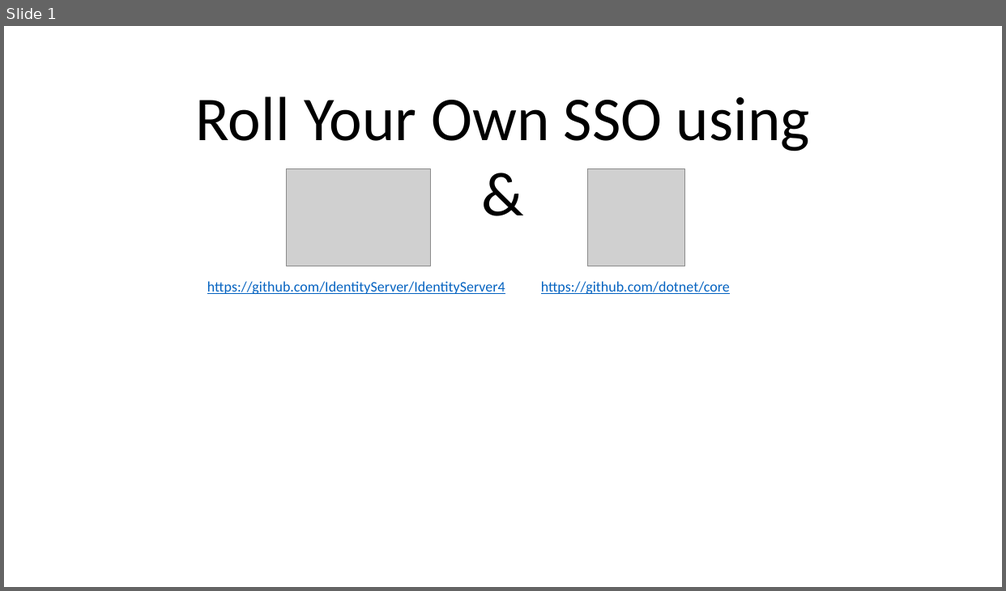
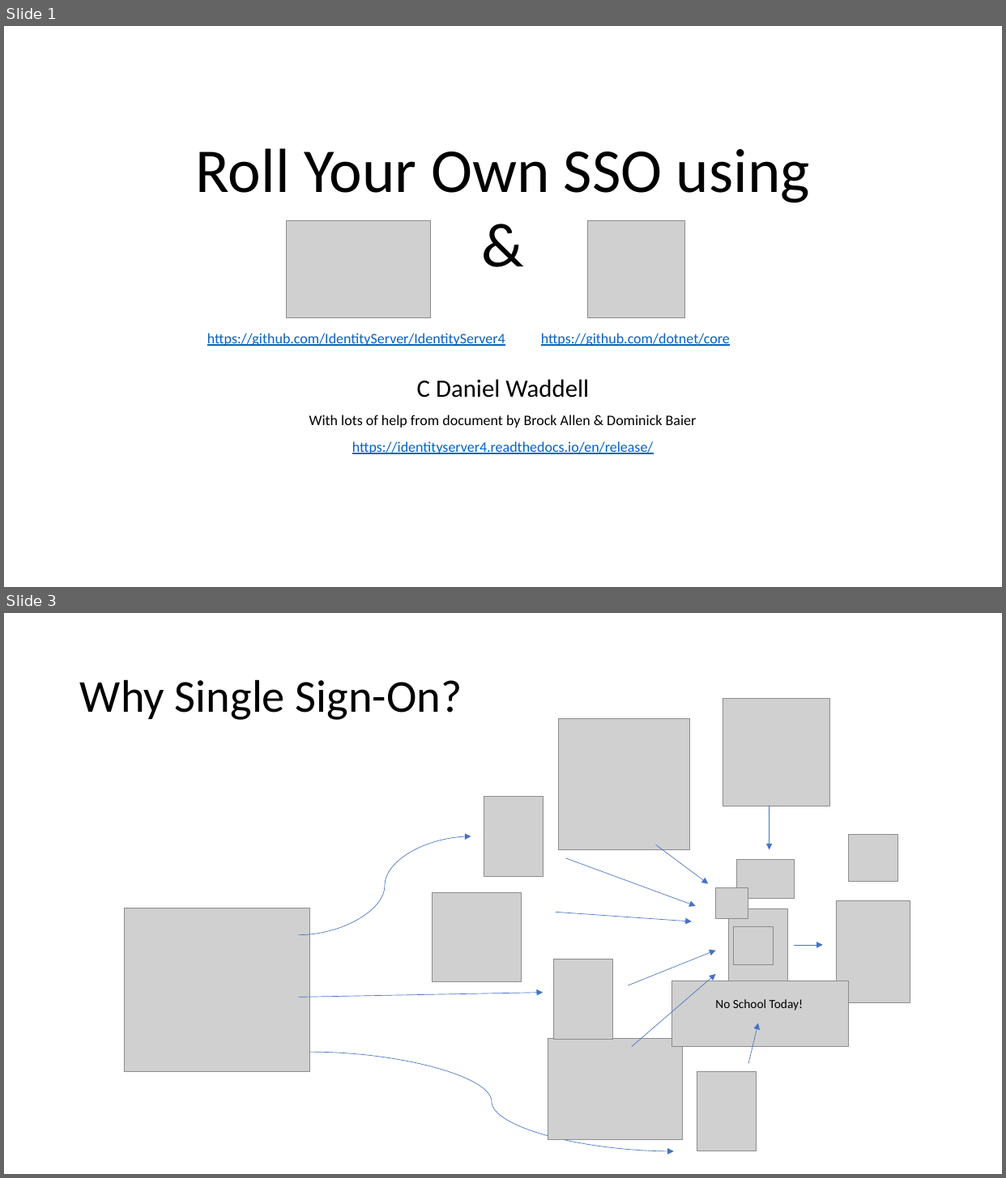
Before and after one commit to cdwaddell/ExampleSingleSignOn, a slide deck: RollYourOwnSso.pptx. Shown one above the other, each under a label of ours: slide 1 before the commit, slides 1 and 3 after it; the slides between them are not shown. The pictures are 1006x591 and 1006x1178 pixels, drawn with LibreOffice and Linux fonts; fonts in the diff are those of the drawing; grey boxes stand for pictures. Boxes give left, top, right and bottom in pixels: in the first picture for what was removed or moved away, otherwise in the second. Text is boxed around its words. In the diff, an @@ line names an element or a change of style, - is before the commit and + after.

```diff
--- a/RollYourOwnSso.pptx
+++ b/RollYourOwnSso.pptx
@@ slide 3 added at (4, 613, 1002, 1174), background #FFFFFF @@
@@ text added at (80, 679, 462, 720), 44 pt, text #000000 @@
+Why Single Sign-On?
@@ picture added at (722, 699, 829, 806) @@
@@ picture added at (559, 719, 690, 850) @@
@@ picture added at (484, 796, 543, 876) @@
@@ arrow added from (769, 806) to (769, 850), #4472C4 0.5 pt @@
@@ curved arrow added from (298, 935) to (471, 837), #4472C4 0.5 pt @@
@@ arrow added from (656, 845) to (709, 884), #4472C4 0.5 pt @@
@@ picture added at (849, 835, 898, 882) @@
@@ arrow added from (565, 858) to (696, 906), #4472C4 0.5 pt @@
@@ picture added at (736, 860, 794, 899) @@
@@ picture added at (432, 893, 522, 982) @@
@@ picture added at (716, 888, 749, 919) @@
@@ picture added at (837, 901, 910, 1003) @@
@@ picture added at (125, 909, 310, 1072) @@
@@ arrow added from (556, 913) to (692, 922), #4472C4 0.5 pt @@
@@ picture added at (729, 909, 788, 990) @@
@@ picture added at (734, 926, 773, 965) @@
@@ arrow added from (629, 986) to (716, 951), #4472C4 0.5 pt @@
@@ arrow added from (794, 945) to (823, 945), #4472C4 0.5 pt @@
@@ picture added at (553, 960, 612, 1040) @@
@@ arrow added from (632, 1047) to (716, 974), #4472C4 0.5 pt @@
@@ arrow added from (298, 997) to (543, 993), #4472C4 0.5 pt @@
@@ picture added at (672, 981, 849, 1046) @@
@@ text added at (715, 999, 803, 1011), 12 pt, text #000000 @@
+No School Today!
@@ arrow added from (749, 1063) to (759, 1023), #4472C4 0.5 pt @@
@@ picture added at (548, 1039, 683, 1140) @@
@@ curved arrow added from (309, 1053) to (674, 1152), #4472C4 0.5 pt @@
@@ picture added at (697, 1072, 756, 1152) @@
@@ slide 1 changed as well @@
@@ 2 pictures, 2 texts, 1 title: place and size @@
-2 pictures, 2 texts, 1 title at (196, 96, 810, 294)
+2 pictures, 2 texts, 1 title at (196, 148, 810, 346)
@@ subtitle added at (309, 379, 697, 454), 14 pt, text #000000 @@
+C Daniel Waddell
+With lots of help from document by Brock Allen & Dominick Baier
+https://identityserver4.readthedocs.io/en/release/
```
Also in this commit, not shown: 5 other slides changed, 4 other slides added, 6 slides removed.
